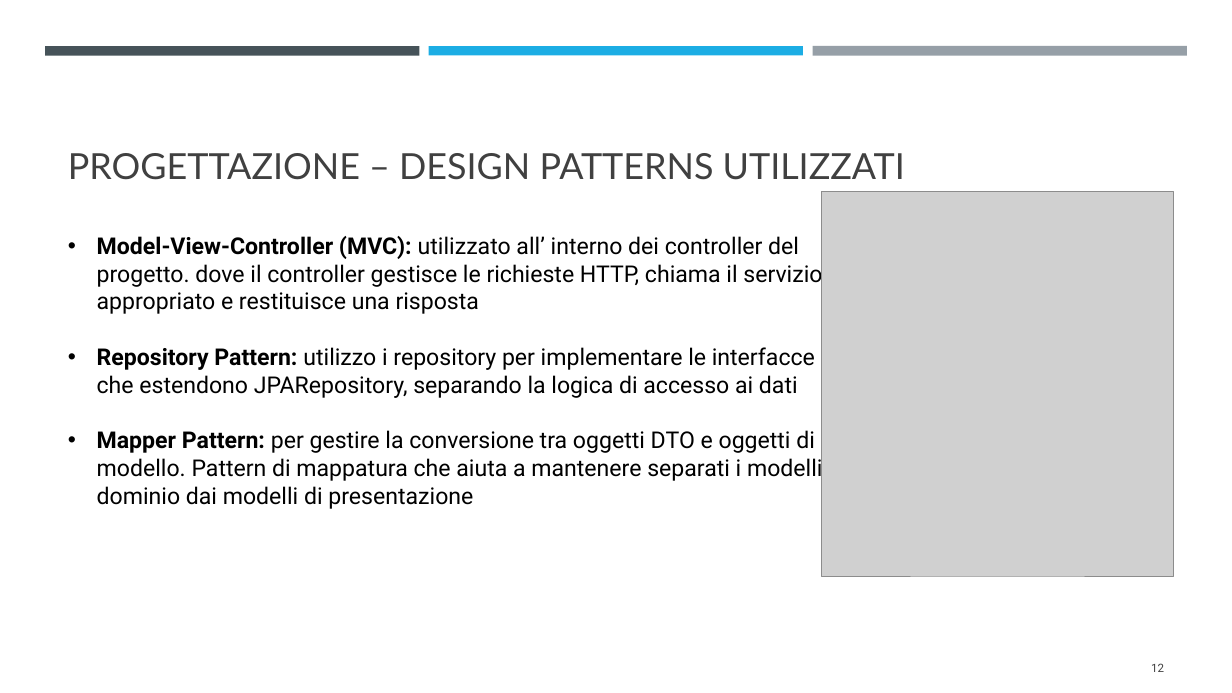
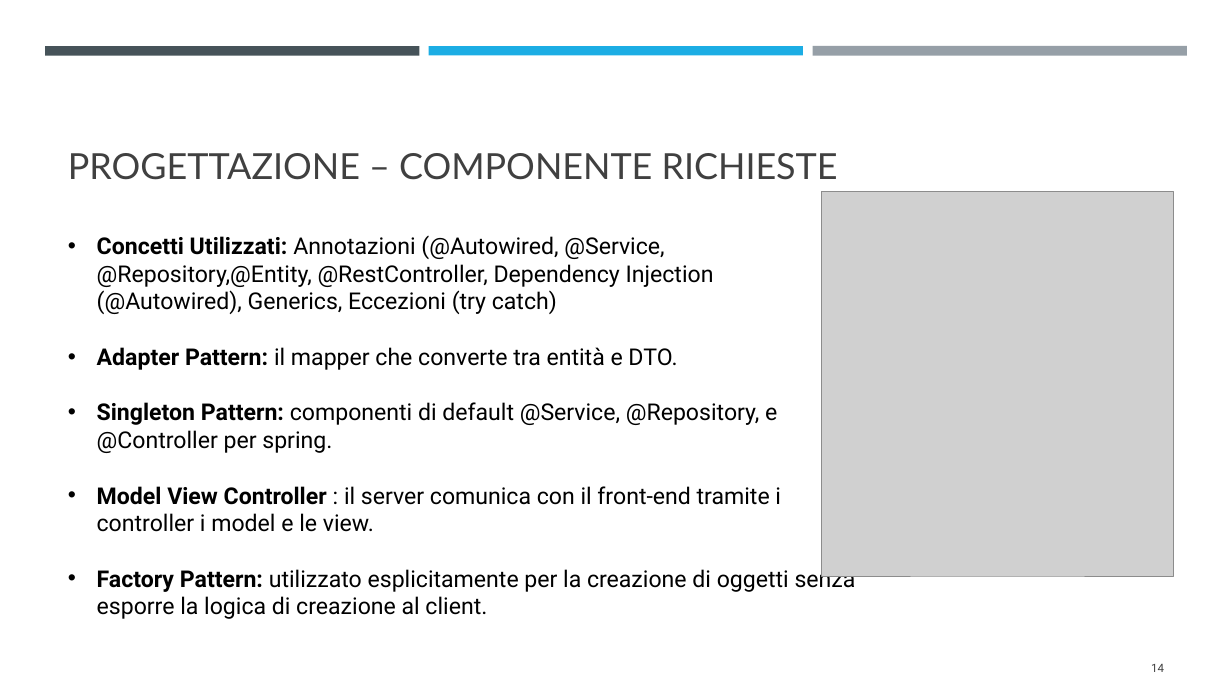
Before and after one commit to Emanuele-Chiummo/Taxi-Project, a slide deck: slide 14 of Presentazione/presentazione TaxiToGo.pptx (slide 12 before the commit). Drawn at 1232x693 pixels with LibreOffice and Linux fonts; fonts in the diff are those of the drawing; grey boxes stand for pictures. Boxes give left, top, right and bottom in pixels: in the first picture for what was removed or moved away, otherwise in the second. Text is boxed around its words. In the diff, an @@ line names an element or a change of style, - is before the commit and + after.

```diff
--- a/Presentazione/presentazione TaxiToGo.pptx
+++ b/Presentazione/presentazione TaxiToGo.pptx
@@ title at (68,153,838,180): text changed @@
-PROGETTAZIONE – DESIGN PATTERNS UTILIZZATI
+PROGETTAZIONE – COMPONENTE RICHIESTE
@@ text at (97,235,856,619): text changed @@
-• Model-View-Controller (MVC): utilizzato all’ interno dei controller del progetto. dove il controller gestisce le richieste HTTP, chiama il servizio appropriato e restituisce una risposta
-• Repository Pattern: utilizzo i repository per implementare le interfacce che estendono JPARepository, separando la logica di accesso ai dati
-• Mapper Pattern: per gestire la conversione tra oggetti DTO e oggetti di modello. Pattern di mappatura che aiuta a mantenere separati i modelli di dominio dai modelli di presentazione
+• Concetti Utilizzati: Annotazioni (@Autowired, @Service, @Repository,@Entity, @RestController, Dependency Injection (@Autowired), Generics, Eccezioni (try catch)
+• Adapter Pattern: il mapper che converte tra entità e DTO.
+• Singleton Pattern: componenti di default @Service, @Repository, e @Controller per spring.
+• Model View Controller : il server comunica con il front-end tramite i controller i model e le view.
+• Factory Pattern: utilizzato esplicitamente per la creazione di oggetti senza esporre la logica di creazione al client.
@@ page number at (1151,664,1164,672): text changed @@
-12
+14
```
Also in this commit, not shown: 2 other slides changed, 4 slides added, 3 slides removed.
